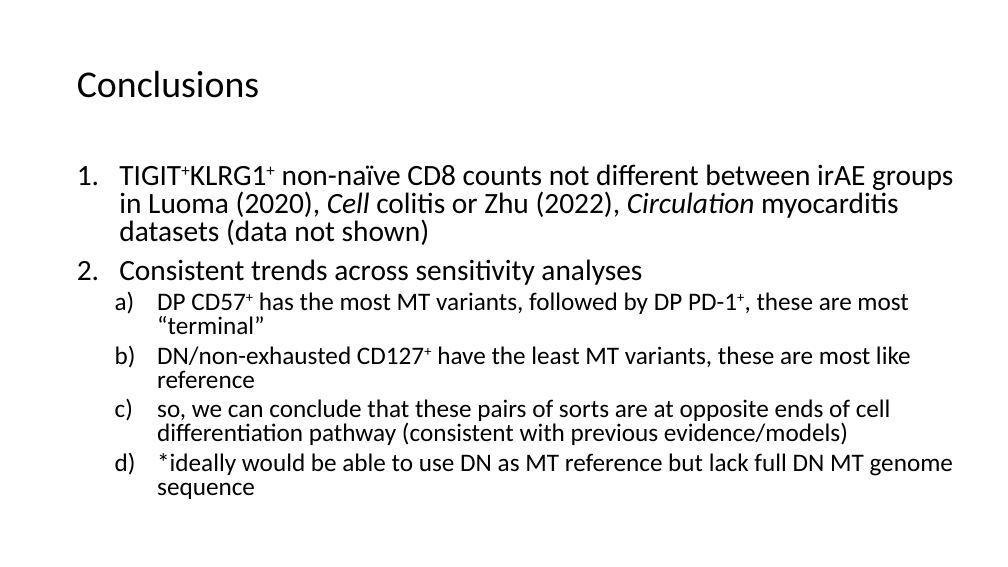
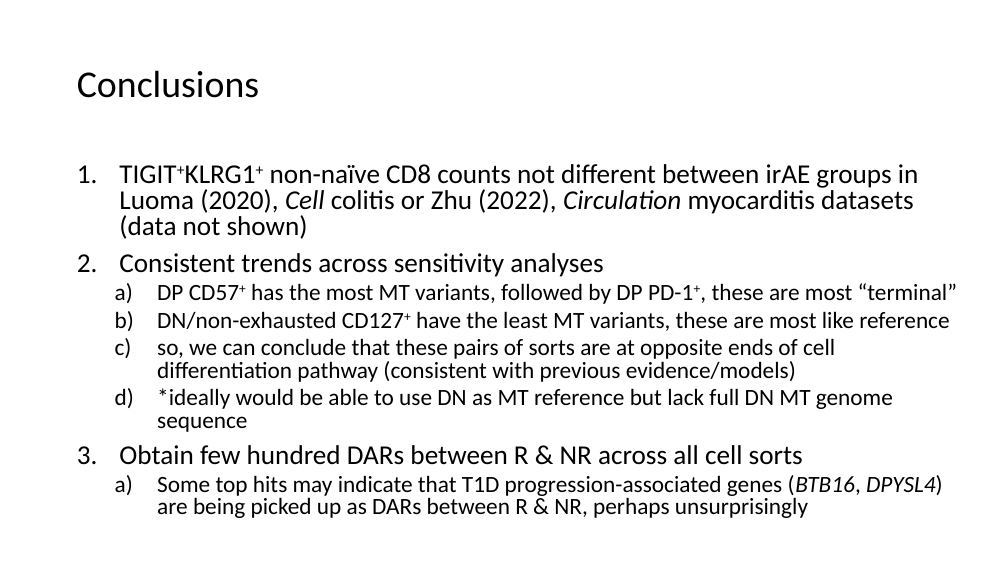
Before and after one commit to tybottorff/bottorffdocs, a slide deck: slide 9 of presentations/weekly_meetings/6_13_24.pptx (slide 8 before the commit). Drawn at 1008x567 pixels with LibreOffice and Linux fonts; fonts in the diff are those of the drawing. Boxes give left, top, right and bottom in pixels: in the first picture for what was removed or moved away, otherwise in the second. Text is boxed around its words. In the diff, an @@ line names an element or a change of style, - is before the commit and + after.

Commit message:
Update slides

```diff
--- a/presentations/weekly_meetings/6_13_24.pptx
+++ b/presentations/weekly_meetings/6_13_24.pptx
@@ text at (119, 164, 957, 432): size 28 to 25.9 pt in "TIGIT+KLRG1+ non-naïve CD8 counts not different between ...", "Consistent trends across sensitivity analyses"; size 24 to 22.2 pt in "DP CD57+ has the most MT variants, ...", "DN/non-exhausted CD127+ have the least MT variants, ...", "so, we can conclude that these pairs ...", "*ideally would be able to use DN ..." @@
@@ text at (119, 445, 943, 518): paragraphs added @@
+3. Obtain few hundred DARs between R & NR across all cell sorts
+  a) Some top hits may indicate that T1D progression-associated genes (BTB16, DPYSL4) are being picked up as DARs between R & NR, perhaps unsurprisingly
```
Also in this commit, not shown: 1 other slide changed, 2 slides added, 1 slide removed.
